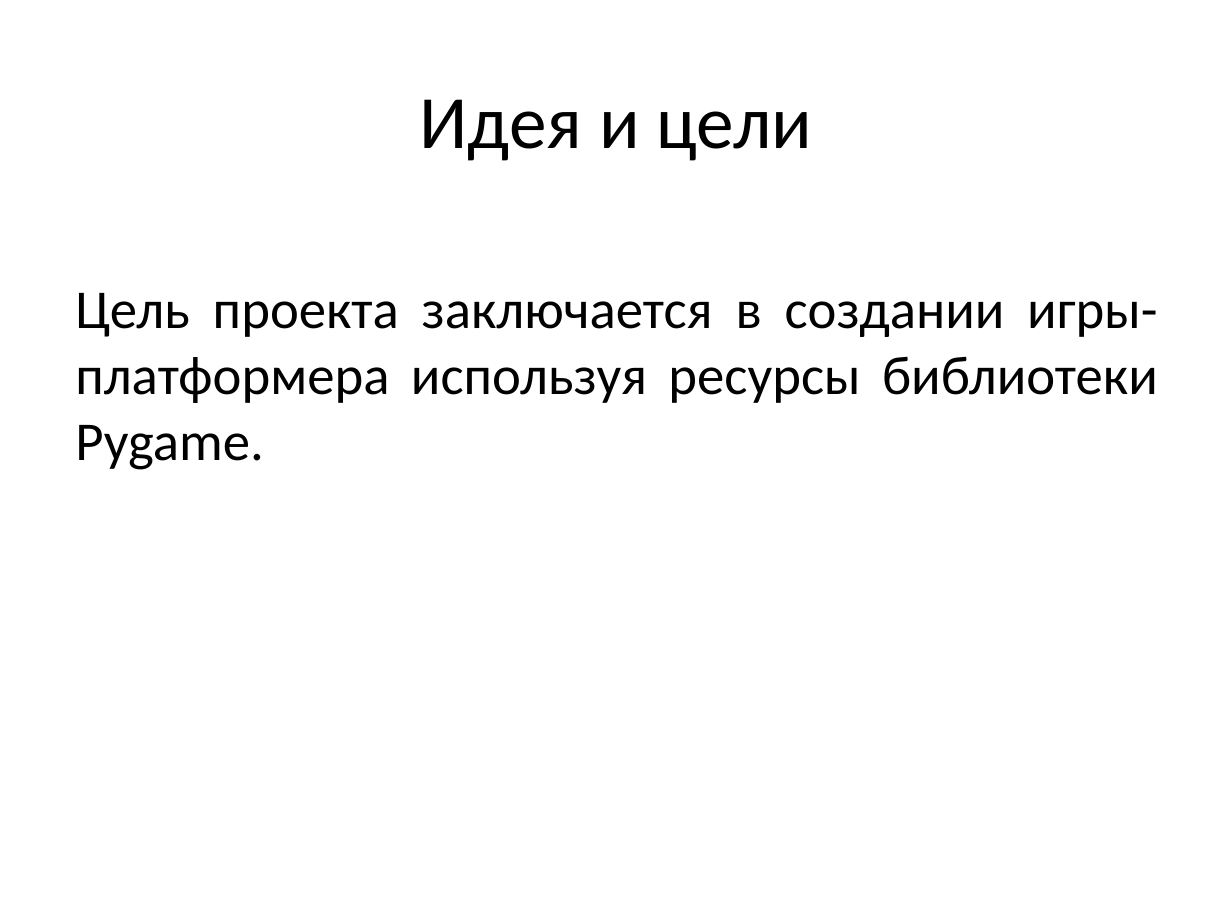
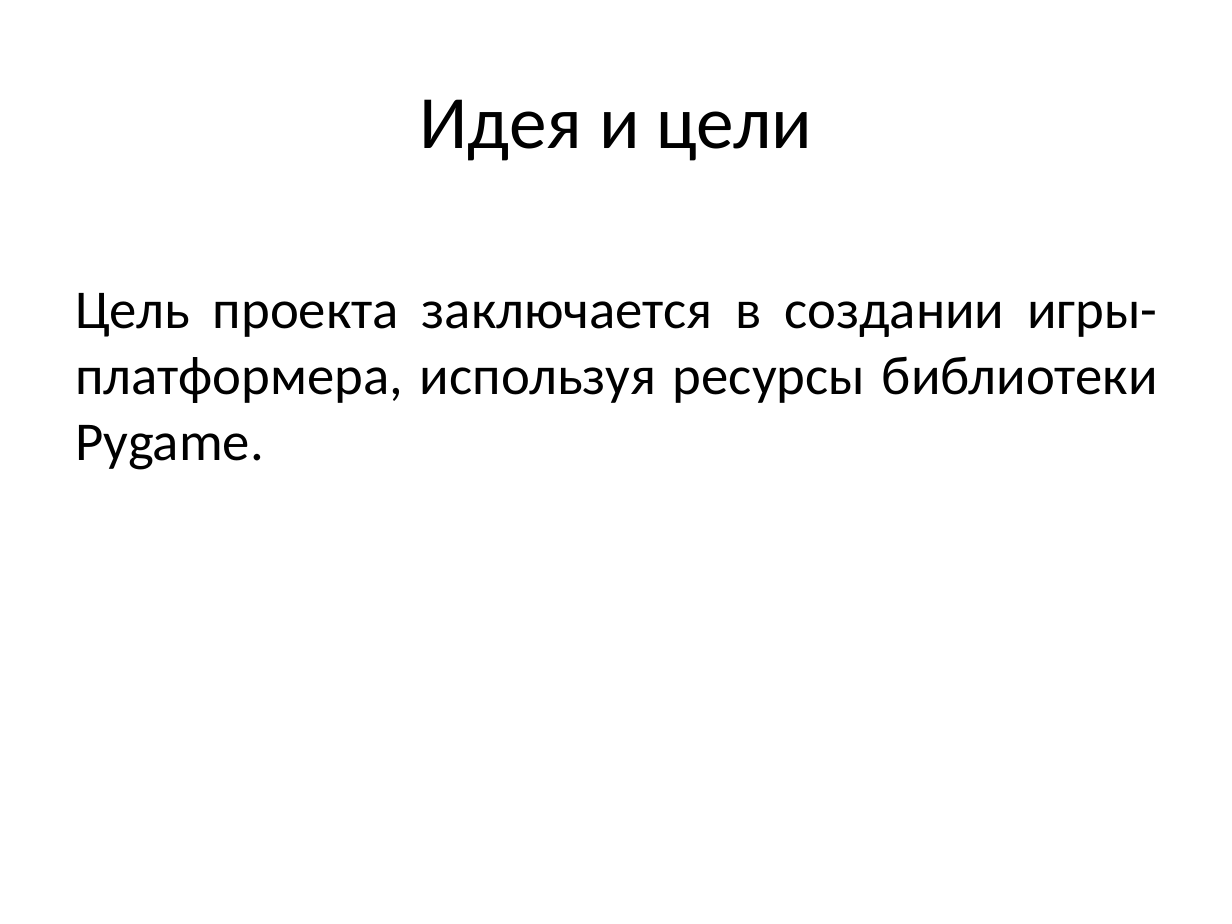
Before and after one commit to SwampWood/PyGame-shit, a slide deck: slide 2 of Презентация.pptx. Drawn at 1232x924 pixels with LibreOffice and Linux fonts; fonts in the diff are those of the drawing. Boxes give left, top, right and bottom in pixels: in the first picture for what was removed or moved away, otherwise in the second. Text is boxed around its words. In the diff, an @@ line names an element or a change of style, - is before the commit and + after.

```diff
--- a/Презентация.pptx
+++ b/Презентация.pptx
@@ text at [75, 293, 1158, 470]: text changed @@
-Цель проекта заключается в создании игры-платформера используя ресурсы библиотеки Pygame.
+Цель проекта заключается в создании игры-платформера, используя ресурсы библиотеки Pygame.
```
Also in this commit, not shown: 2 other slides changed, 1 other file.
